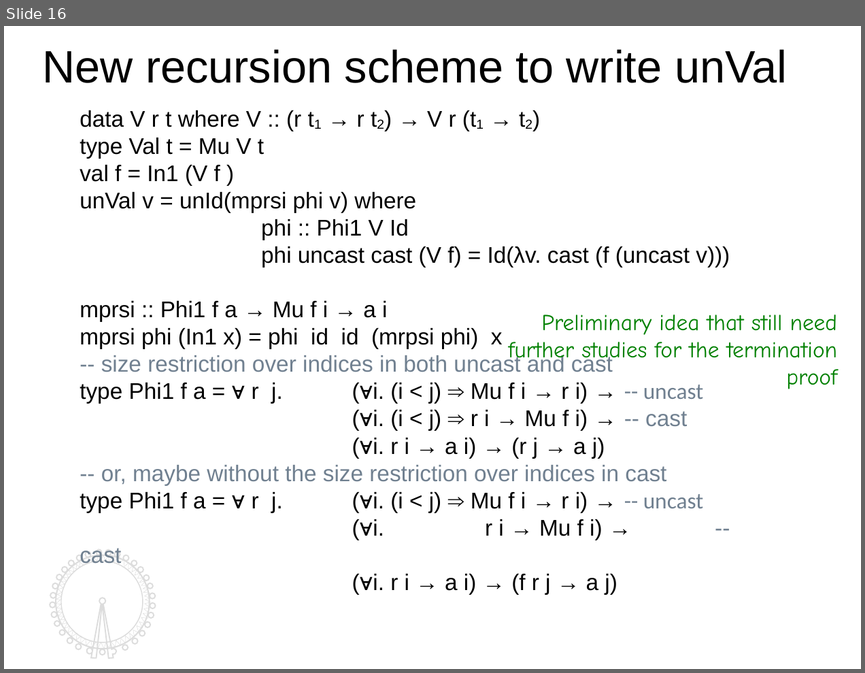
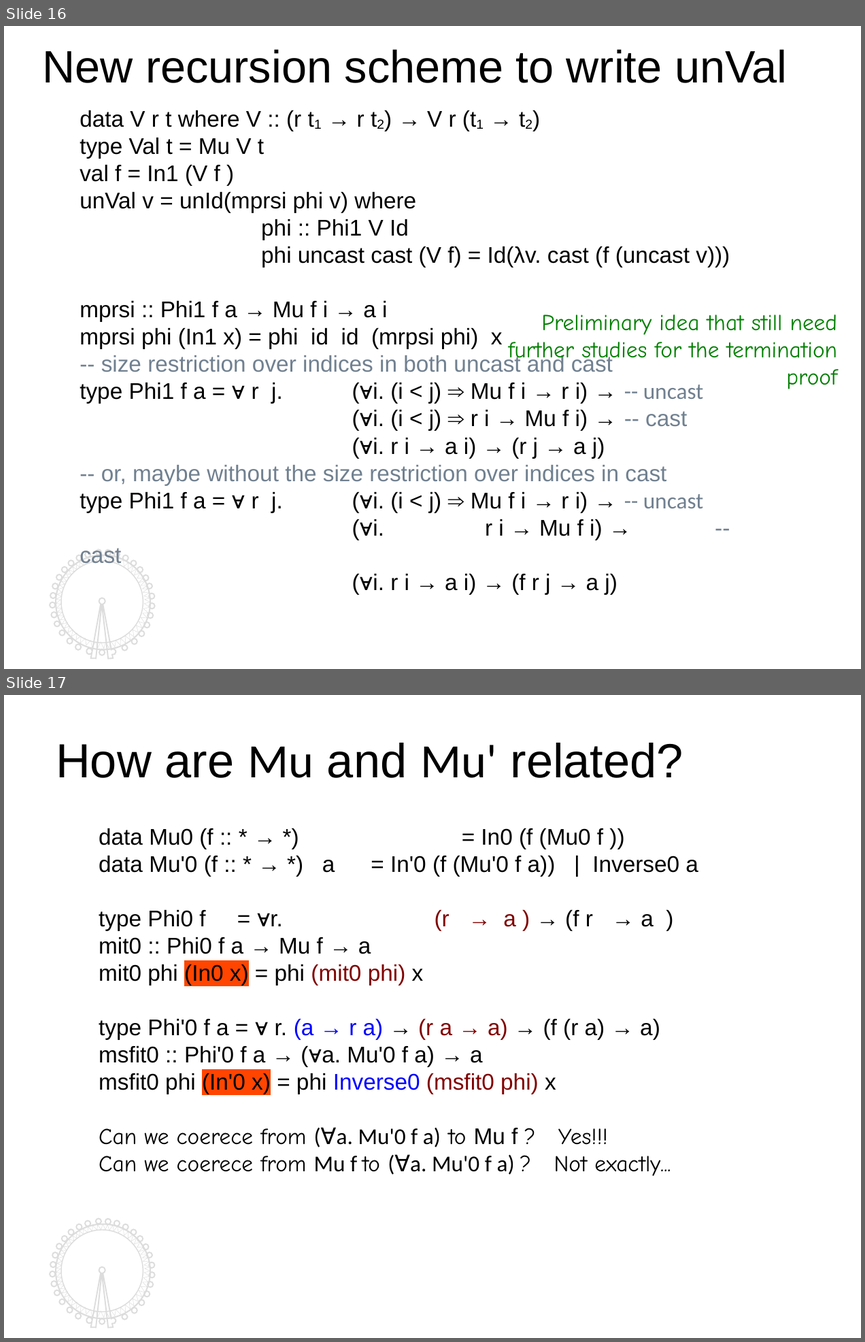
Before and after one commit to kyagrd/nax, a slide deck: trunk/draft/TYPES13/ppt/myslide.odp. Shown one above the other, each under a label of ours: slide 16 before the commit, slides 16 and 17 after it. The pictures are 865x673 and 865x1342 pixels, drawn with LibreOffice and Linux fonts; fonts in the diff are those of the drawing. Boxes give left, top, right and bottom in pixels: in the first picture for what was removed or moved away, otherwise in the second. Text is boxed around its words. In the diff, an @@ line names an element or a change of style, - is before the commit and + after.

```diff
--- a/trunk/draft/TYPES13/ppt/myslide.odp
+++ b/trunk/draft/TYPES13/ppt/myslide.odp
@@ slide 17 added at (x1=4, y1=695, x2=861, y2=1338), background #FFFFFF; not listed: 4 template elements that a slide beside it also shows @@
@@ text added at (x1=56, y1=743, x2=683, y2=778), 38 pt, text #000000 @@
+How are Mu and Mu' related?
@@ text added at (x1=99, y1=828, x2=698, y2=1176), 18 pt, text #000000 @@
+data Mu0 (f :: * → *) = In0 (f (Mu0 f ))
+data Mu'0 (f :: * → *) a = In'0 (f (Mu'0 f a)) | Inverse0 a
+type Phi0 f = ∀r. (r → a ) → (f r → a )
+mit0 :: Phi0 f a → Mu f → a
+mit0 phi (In0 x) = phi (mit0 phi) x
+type Phi'0 f a = ∀ r. (a → r a) → (r a → a) → (f (r a) → a)
+msfit0 :: Phi'0 f a → (∀a. Mu'0 f a) → a
+msfit0 phi (In'0 x) = phi Inverse0 (msfit0 phi) x
+Can we coerece from (∀a. Mu'0 f a) to Mu f ? Yes!!!
+Can we coerece from Mu f to (∀a. Mu'0 f a) ? Not exactly...
@@ slide 16 changed as well @@
@@ outline redrawn in 3 elements at (x1=50, y1=550, x2=155, y2=658), (x1=56, y1=555, x2=150, y2=649), (x1=56, y1=555, x2=150, y2=650) @@
```
Also in this commit, not shown: 16 other slides changed, 3 other slides added.
